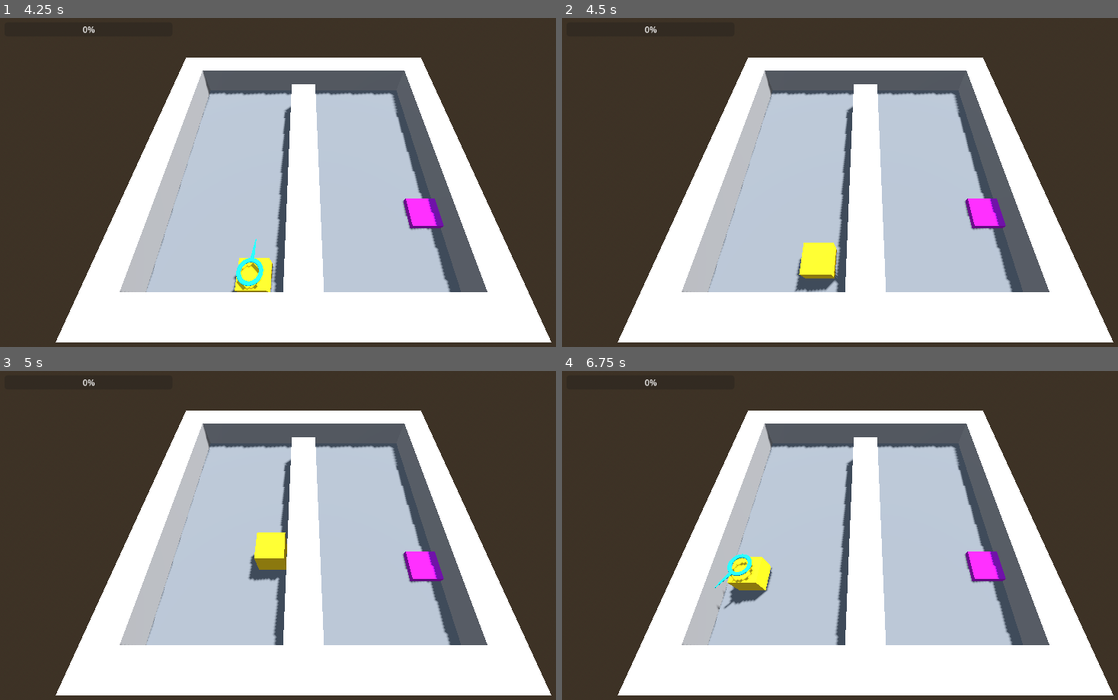
Above: before the commit, frames 1-4 (two rows, left to right).
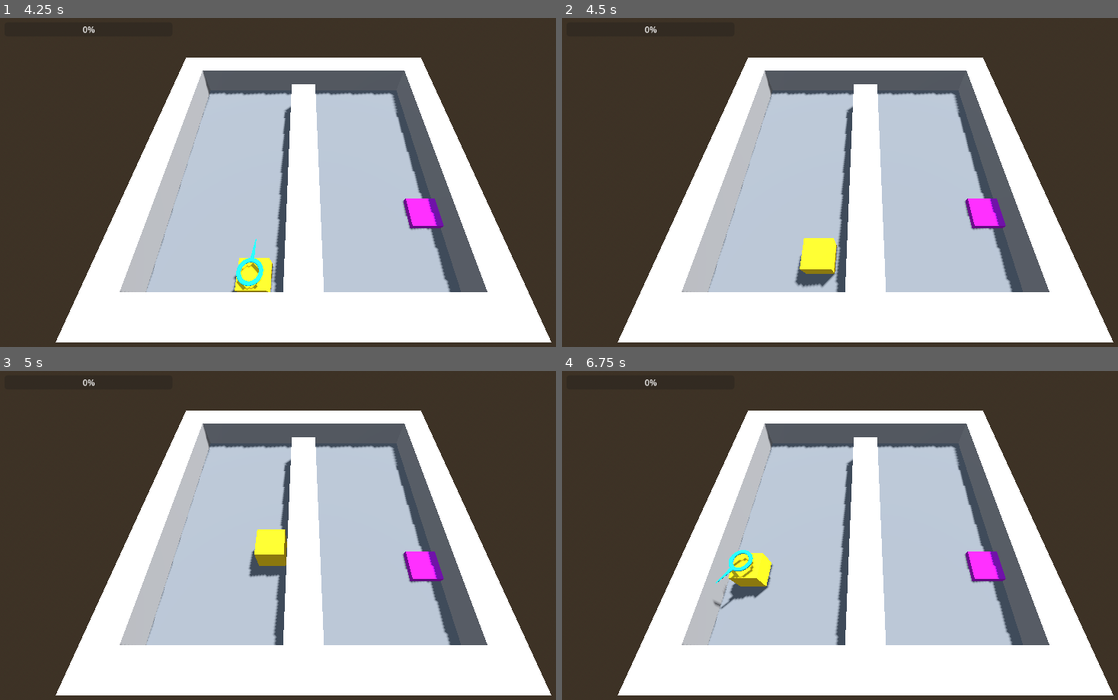
Above: after the commit, the same moments.

Repository: Rexol/press-to-exit
Game: Godot game, scene res://scenes/demo_scene.tscn
Same seed, same stepped clock (60 frames per second), same inputs: the game is played once before the commit and once after it. Before the commit the project has no main scene; this scene is started directly in both runs.
Inputs:
- Up to frame 1 (4.25 s): tap Enter at 0.5 s; hold Space (latter_button) 0.53-1.28 s; tap Space (latter_button) at 1.35, 2.85 s; hold Space (latter_button) 2.03-2.78 s; hold Space (latter_button) from 3.53 s (still down)
- Up to frame 2 (4.5 s): tap Enter at 4.25 s; release Space (latter_button) at 4.28 s; tap Space (latter_button) at 4.35 s
- Up to frame 3 (5 s): no input
- Up to frame 4 (6.75 s): hold Space (latter_button) 5.03-5.78 s; tap Space (latter_button) at 5.85 s; hold Space (latter_button) from 6.53 s (still down)

Frame 1 is identical in both runs. In frame 2, 0.4% of the frame differs, in the area x 41-50%, y 66-84%; in frame 3, 0.3%; in frame 4, 0.7%, in the area x 27-38%, y 54-73%.

Commit message:
Export demo build
Fix player script for mobile

Diff:
--- a/project.godot
+++ b/project.godot
@@ -11,6 +11,7 @@
 [application]
 
 config/name="Press To Exit"
+run/main_scene="res://scenes/demo_scene.tscn"
 config/features=PackedStringArray("4.3", "GL Compatibility")
 config/icon="res://icon.svg"
 
--- a/scripts/player.gd
+++ b/scripts/player.gd
@@ -17,11 +17,11 @@
 var locked = false
 
 func _input(event):
-	if moving:
-		move_direction = Vector3.ZERO
-		moving = false
+	if event.is_action_pressed("latter_button"):
+		if moving:
+			move_direction = Vector3.ZERO
+			moving = false
 
-	if event.is_action_pressed("latter_button"):
 		anim_player.play("press_feedback")
 		if locked:
 			return
Not shown, added: build/index.apple-touch-icon.png.import
Not shown, added: build/index.icon.png.import
Not shown, added: build/index.png.import
Not shown, added: export_presets.cfg
Not shown, added: LICENSE
Not shown, added: build/index.apple-touch-icon.png
Not shown, added: build/index.audio.worklet.js
Not shown, added: build/index.html
Not shown, added: build/index.icon.png
Not shown, added: build/index.js
Not shown, added: build/index.pck
Not shown, added: build/index.png
(and 2 more such lines)
